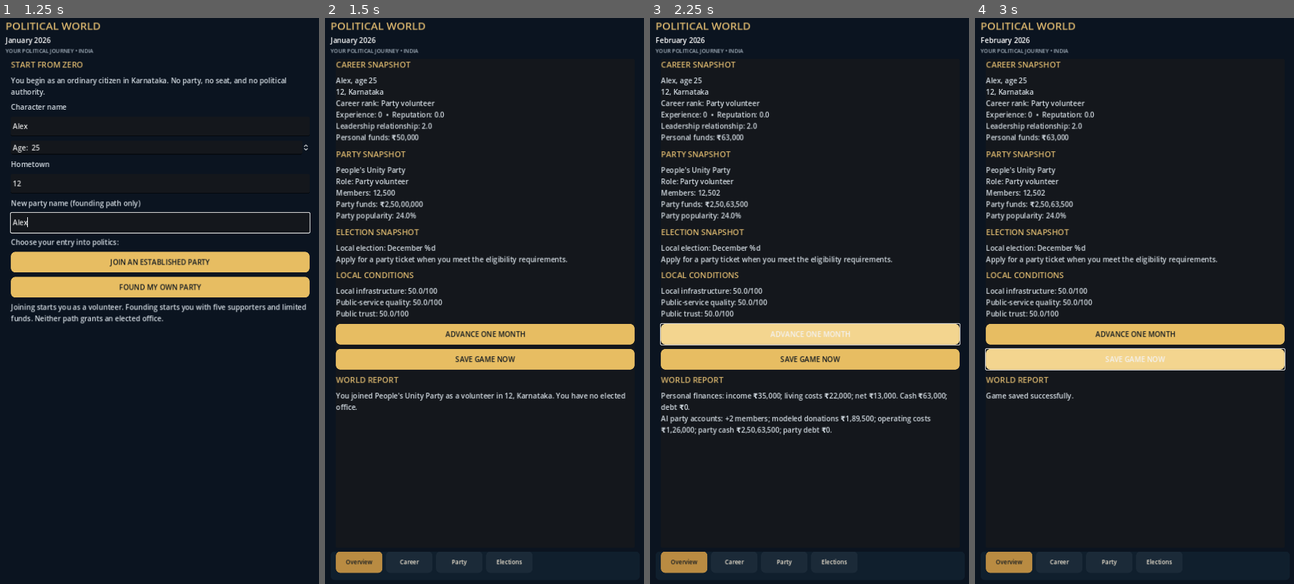
Above: before the commit, frames 1-4 (left to right).
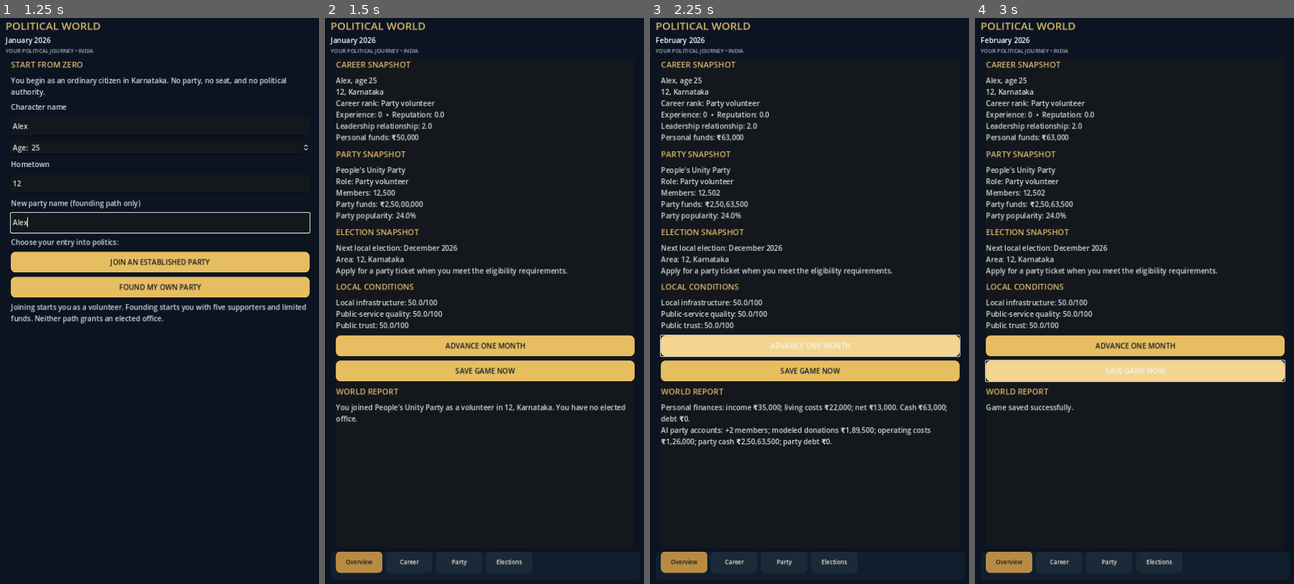
Above: after the commit, the same moments.

Repository: dhanushpoojary9740-boop/political-world
Game: Godot game, scene res://main.tscn
The game is run twice, just before and just after one commit, with the same random seed, the same clock (stepped at 60 frames per second) and the same inputs.
Inputs (mouse positions are in pixels of both pictures, inside the frame that each line leads up to):
- Up to frame 1 (1.25 s): click (159, 125) at 0.52 s; type "Alex" at 0.6 s; click (159, 182) at 0.75 s; type "12" at 0.83 s; click (159, 221) at 0.98 s; type "Alex" at 1.07 s
- Up to frame 2 (1.5 s): click "JOIN AN ESTABLISHED PARTY" at 1.25 s
- Up to frame 3 (2.25 s): click "ADVANCE ONE MONTH" at 2 s
- Up to frame 4 (3 s): click "SAVE GAME NOW" at 2.75 s

Frame 1 is identical in both runs. In frame 2, 9.0% of the frame differs, in the area x 3-98%, y 40-72%; in frame 3, 12%, in the area x 3-98%, y 40-76%; in frame 4, 9.4%.

Commit message:
feat: add recurring local election terms and incumbent transitions

Diff:
--- a/scripts/world_simulation.gd
+++ b/scripts/world_simulation.gd
@@ -2,6 +2,7 @@
 class_name WorldSimulation
 
 const LOCAL_ELECTION_MONTH := 12
+const LOCAL_ELECTION_CYCLE_YEARS := 5 # Simplified prototype cycle; real local-body terms vary by jurisdiction.
 const LOCAL_CAMPAIGN_MODEL_BUDGET := 500000 # In-game budget assumption, not a statutory limit.
 const CAMPAIGN_ACTION_COST := 5000
 const VOLUNTEER_ACTIVITY_COST := 1000
@@ -74,6 +75,9 @@
 var local_election_completed: bool = false
 var local_election_year: int = 2026
 var local_election_result: String = ""
+var last_local_election_year: int = 0
+var last_local_election_result: String = ""
+var last_election_vote_share: float = 0.0
 var election_vote_share: float = 0.0
 var election_turnout: int = 0
 var rival_candidate_name: String = "Rohan Shetty"
@@ -159,6 +163,9 @@
     local_election_completed = false
     local_election_year = year
     local_election_result = ""
+    last_local_election_year = 0
+    last_local_election_result = ""
+    last_election_vote_share = 0.0
     election_vote_share = 0.0
     election_turnout = 0
     has_elected_office = false
@@ -672,7 +679,7 @@
         _process_office_work()
         if has_elected_office:
             generate_monthly_office_missions()
-        if month == LOCAL_ELECTION_MONTH and not local_election_completed:
+        if month == LOCAL_ELECTION_MONTH and year >= local_election_year:
             _resolve_local_election()
         if notifications.is_empty():
             notifications.append("You continued building your political career. Your next opportunities depend on experience, reputation, relationships, and party standing.")
@@ -681,7 +688,10 @@
     return notifications.duplicate()
 
 func _resolve_local_election() -> void:
-    # Resolve the scheduled local election once. Party roles do not grant government authority.
+    # Local elections recur on a modeled five-year cycle. Actual schedules differ by local-body type and jurisdiction.
+    if local_election_completed:
+        return
+    last_local_election_year = local_election_year
     election_turnout = randi_range(5500, 7500)
     rival_candidate_name = FICTIONAL_AI_NAMES[posmod(local_election_year + month, FICTIONAL_AI_NAMES.size())]
 
@@ -731,10 +741,32 @@
             "LOCAL ELECTION RESULT. The election took place and your party's AI organization handled its campaign. You were not an approved candidate and gained no elected office."
         )
 
+    last_local_election_result = local_election_result
+    last_election_vote_share = election_vote_share
     local_election_completed = true
     local_candidate_selected = false
     ticket_approved = false
     ticket_requested = false
+
+    # The elected mandate lasts until the next scheduled local election.
+    # A defeated incumbent or an incumbent who does not stand loses this office.
+    if local_election_result != "WON" and has_elected_office:
+        has_elected_office = false
+        elected_office_name = ""
+        if career_path == "join":
+            if experience >= LOCAL_LEADER_XP:
+                career_rank = "Local Party Leader"
+            elif experience >= ACTIVE_WORKER_XP:
+                career_rank = "Active Party Worker"
+            else:
+                career_rank = "Party volunteer"
+        else:
+            career_rank = "Party founder"
+        player_role = career_rank
+        notifications.append("Your local elected term has ended. You no longer hold government authority; you return to your party role.")
+
+    local_election_year += LOCAL_ELECTION_CYCLE_YEARS
+    local_election_completed = false
 
 func _increase_party_popularity(amount: float) -> void:
     if player_party_id == "" or not parties.has(player_party_id):
@@ -761,21 +793,25 @@
     ]
 
 func election_summary() -> String:
-    if local_election_completed:
-        if local_election_result == "WON":
-            return "Local election: completed (%d)\nArea: %s\nResult: WON — %.1f%% of votes\nAI opponent: %s\nElected office: %s" % [
-                local_election_year, local_election_area(), election_vote_share, rival_candidate_name, elected_office_name
-            ]
-        if local_election_result == "LOST":
-            return "Local election: completed (%d)\nArea: %s\nResult: LOST — %.1f%% of votes\nAI opponent: %s\nNo elected office or government authority." % [
-                local_election_year, local_election_area(), election_vote_share, rival_candidate_name
-            ]
-        return "Local election: completed (%d)\nArea: %s\nYou were not an approved candidate." % [local_election_year, local_election_area()]
+    var lines: Array[String] = []
+    lines.append("Next local election: December %d" % local_election_year)
+    lines.append("Area: %s" % local_election_area())
     if local_candidate_selected:
-        return "Local election: December %d\nArea: %s\nYour party ticket is approved. Campaigning is open." % [local_election_year, local_election_area()]
-    if ticket_requested:
-        return "Local election: December %d\nArea: %s\nYour ticket application is under review." % [local_election_year, local_election_area()]
-    return "Local election: December %d\nApply for a party ticket when you meet the eligibility requirements."
+        lines.append("Your party ticket is approved. Campaigning is open for the scheduled election.")
+    elif ticket_requested:
+        lines.append("Your ticket application is under review.")
+    else:
+        lines.append("Apply for a party ticket when you meet the eligibility requirements.")
+    if last_local_election_year > 0:
+        if last_local_election_result == "WON":
+            lines.append("Previous result (%d): WON — %.1f%% of votes." % [last_local_election_year, last_election_vote_share])
+        elif last_local_election_result == "LOST":
+            lines.append("Previous result (%d): LOST — %.1f%% of votes." % [last_local_election_year, last_election_vote_share])
+        else:
+            lines.append("Previous result (%d): You were not an approved candidate." % last_local_election_year)
+    if has_elected_office:
+        lines.append("Current mandate: %s, through the next scheduled local election." % elected_office_name)
+    return "\n".join(lines)
 
 func _format_number(value: int) -> String:
     var negative := value < 0
@@ -796,7 +832,7 @@
 
 func save_game() -> bool:
     var save_data: Dictionary = {
-        "save_version": 6,
+        "save_version": 7,
         "year": year,
         "month": month,
         "character_name": character_name,
@@ -822,6 +858,9 @@
         "local_election_completed": local_election_completed,
         "local_election_year": local_election_year,
         "local_election_result": local_election_result,
+        "last_local_election_year": last_local_election_year,
+        "last_local_election_result": last_local_election_result,
+        "last_election_vote_share": last_election_vote_share,
         "election_vote_share": election_vote_share,
         "election_turnout": election_turnout,
         "rival_candidate_name": rival_candidate_name,
@@ -884,6 +923,9 @@
     local_election_completed = bool(parsed.get("local_election_completed", false))
     local_election_year = int(parsed.get("local_election_year", year))
     local_election_result = str(parsed.get("local_election_result", ""))
+    last_local_election_year = int(parsed.get("last_local_election_year", 0))
+    last_local_election_result = str(parsed.get("last_local_election_result", ""))
+    last_election_vote_share = float(parsed.get("last_election_vote_share", 0.0))
     election_vote_share = float(parsed.get("election_vote_share", 0.0))
     election_turnout = int(parsed.get("election_turnout", 0))
     rival_candidate_name = str(parsed.get("rival_candidate_name", "Rohan Shetty"))
@@ -911,6 +953,10 @@
         # Migrate older saves from the prototype's nominal stipend to the new modeled household budget.
         monthly_income = 35000
         monthly_living_expenses = 22000
+    if loaded_save_version < 7 and local_election_year < year:
+        # Older prototypes only had a one-time 2026 election. Move that stale date
+        # to the next December so an existing career can enter the recurring cycle.
+        local_election_year = year + (1 if month >= LOCAL_ELECTION_MONTH else 0)
     for party_id in parties.keys():
         var party_record: Dictionary = parties[party_id]
         if not party_record.has("debt"):
